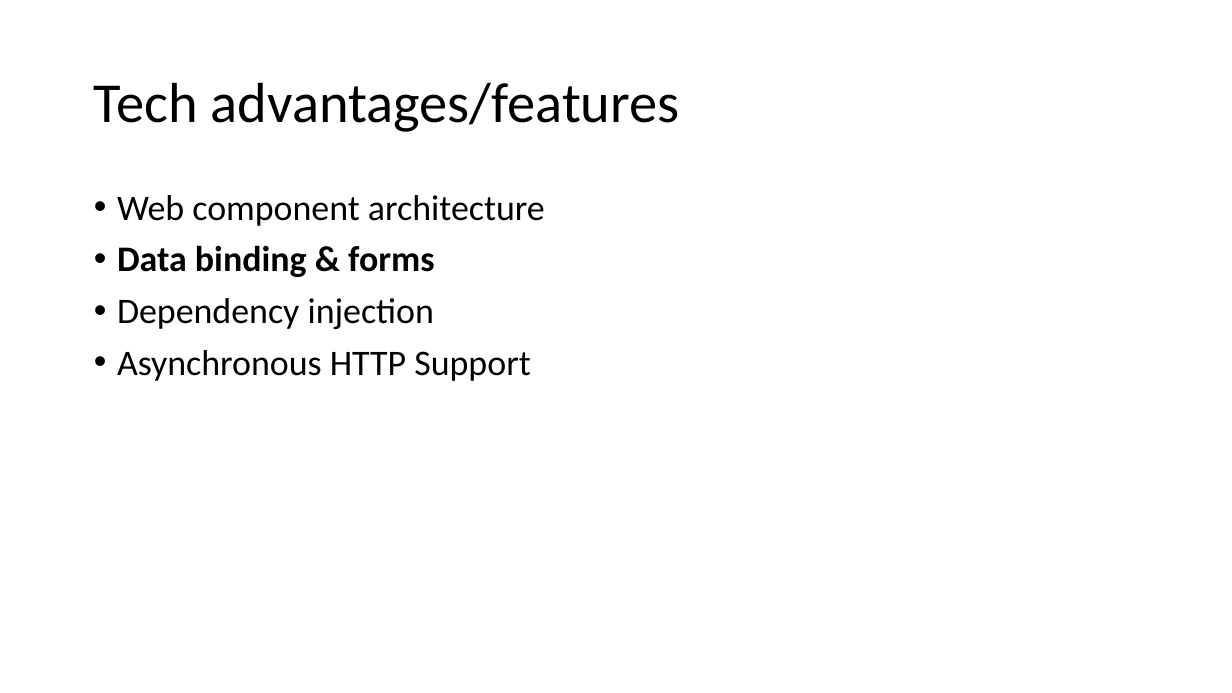
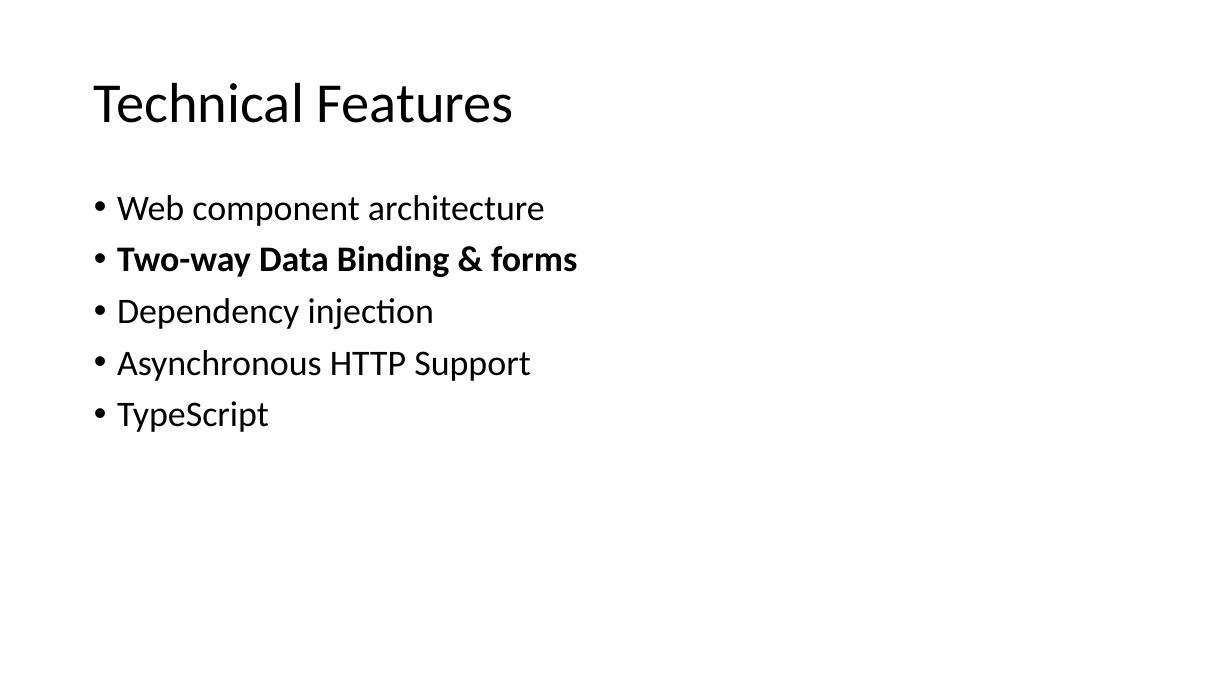
Before and after one commit to jkutzfla/cf2018demo, a slide deck: slide 24 of www/docs/Angular4CFDevs_jkutzfla_2018.pptx (slide 23 before the commit). Drawn at 1232x693 pixels with LibreOffice and Linux fonts; fonts in the diff are those of the drawing. Boxes give left, top, right and bottom in pixels: in the first picture for what was removed or moved away, otherwise in the second. Text is boxed around its words. In the diff, an @@ line names an element or a change of style, - is before the commit and + after.

```diff
--- a/www/docs/Angular4CFDevs_jkutzfla_2018.pptx
+++ b/www/docs/Angular4CFDevs_jkutzfla_2018.pptx
@@ title at (x1=94, y1=82, x2=514, y2=123): text changed @@
-Tech advantages/features
+Technical Features
@@ text at (x1=117, y1=245, x2=577, y2=277): text changed @@
-• Data binding & forms
+• Two-way Data Binding & forms
@@ text at (x1=117, y1=401, x2=269, y2=432): paragraph added @@
+• TypeScript
```
Also in this commit, not shown: 32 other slides changed, 5 slides added, 2 slides removed.
